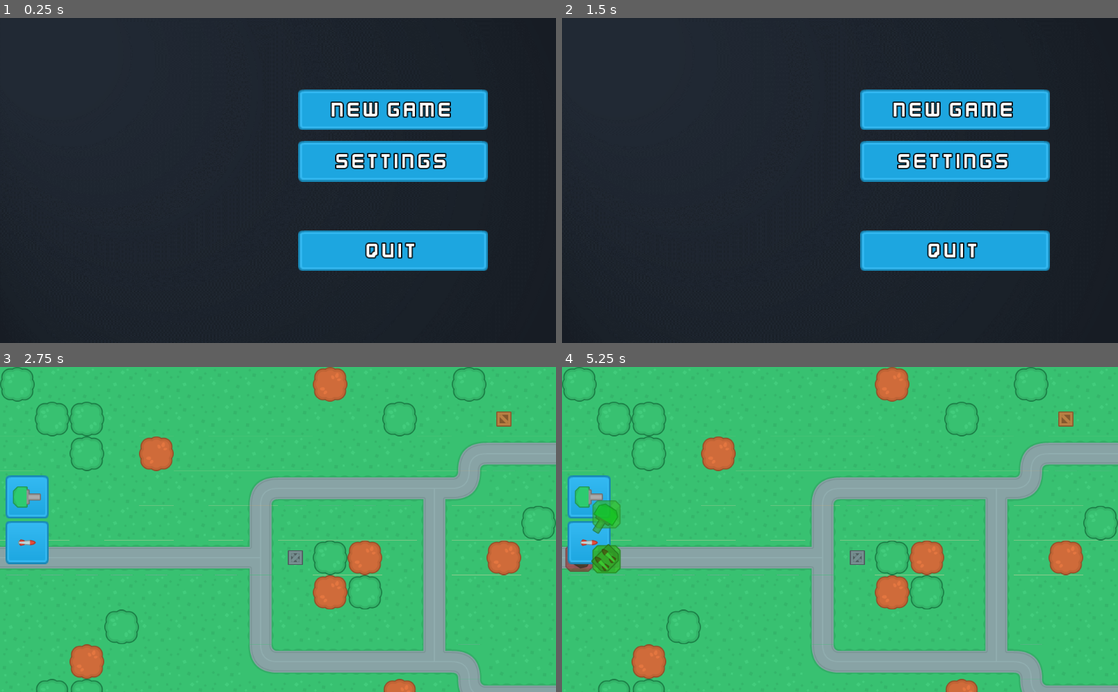
Above: before the commit, frames 1-4 (two rows, left to right).
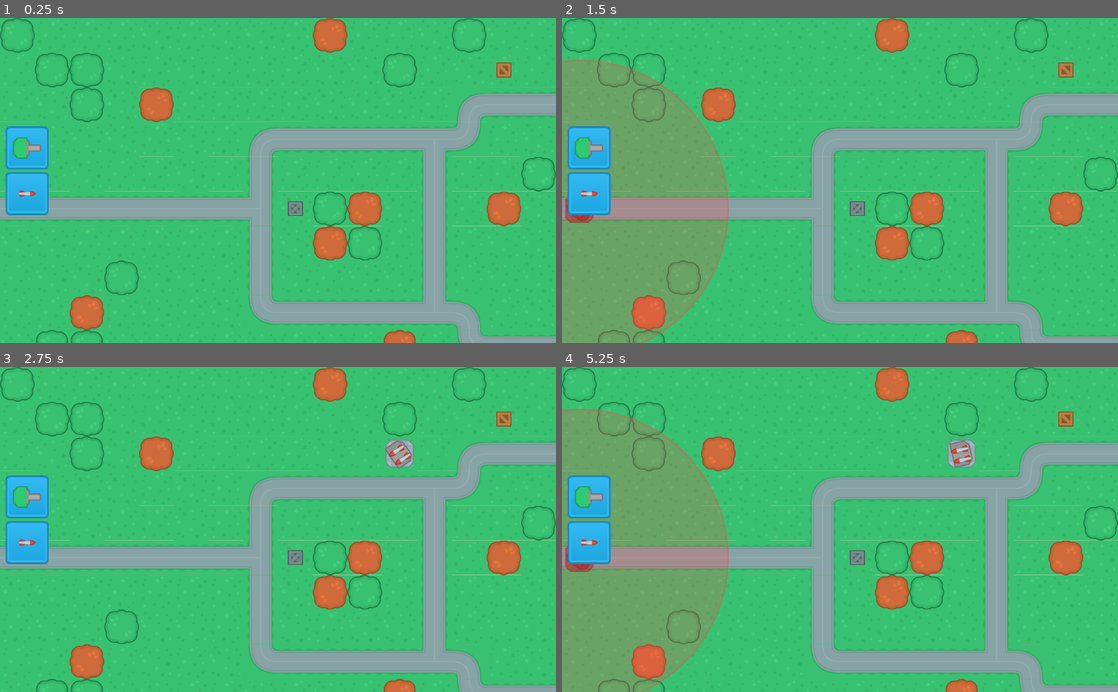
Above: after the commit, the same moments.

Repository: krupitskas/tower-defense
Game: Godot game, scene res://Scenes/MainScenes/GameScene.tscn
Same seed, same stepped clock (60 frames per second), same inputs: the game is played once before the commit and once after it. Before the commit the project starts from res://SceneHandler.tscn.
Inputs (mouse positions are in pixels of both pictures, inside the frame that each line leads up to):
- Up to frame 1 (0.25 s): no input
- Up to frame 2 (1.5 s): click (589, 148) at 0.52 s; click (589, 193) at 1.27 s
- Up to frame 3 (2.75 s): click (394, 458) at 2 s, where only the run before the commit has a clickable "New Game"
- Up to frame 4 (5.25 s): click (589, 497) at 2.75 s; click (589, 542) at 3.5 s; click (589, 497) at 4.25 s; click (589, 542) at 5 s

The runs differ from the first frame. In frame 1, 100% of the frame differs, in the area x 0-100%, y 0-100%; in frame 2, 100%; in frame 3, 0.4%; in frame 4, 20%.

Commit message:
Obstruction fix and range finder

Diff:
--- a/Scenes/Maps/Map1.tscn
+++ b/Scenes/Maps/Map1.tscn
@@ -1,10 +1,11 @@
-[gd_scene load_steps=8 format=2]
+[gd_scene load_steps=9 format=2]
 
 [ext_resource path="res://Assets/Environments/Tilesets/terrainTiles_default.png" type="Texture" id=1]
 [ext_resource path="res://Assets/Environments/Props/crateMetal.png" type="Texture" id=2]
 [ext_resource path="res://Assets/Environments/Props/crateWood.png" type="Texture" id=3]
 [ext_resource path="res://Assets/Environments/Props/treeBrown_large.png" type="Texture" id=4]
 [ext_resource path="res://Assets/Environments/Props/treeGreen_large.png" type="Texture" id=5]
+[ext_resource path="res://Assets/Environments/Tilesets/Obstructed.png" type="Texture" id=6]
 
 [sub_resource type="TileSet" id=1]
 0/name = "terrainTiles_default.png 0"
@@ -111,6 +112,20 @@
 4/shape_one_way_margin = 0.0
 4/shapes = [  ]
 4/z_index = 0
+5/name = "Obstructed.png 5"
+5/texture = ExtResource( 6 )
+5/tex_offset = Vector2( 0, 0 )
+5/modulate = Color( 1, 1, 1, 1 )
+5/region = Rect2( 64, 0, 64, 64 )
+5/tile_mode = 0
+5/occluder_offset = Vector2( 0, 0 )
+5/navigation_offset = Vector2( 0, 0 )
+5/shape_offset = Vector2( 0, 0 )
+5/shape_transform = Transform2D( 1, 0, 0, 1, 0, 0 )
+5/shape_one_way = false
+5/shape_one_way_margin = 0.0
+5/shapes = [  ]
+5/z_index = 0
 
 [node name="Map1" type="Node2D"]
 
--- a/Scripts/GameScene.gd
+++ b/Scripts/GameScene.gd
@@ -4,6 +4,7 @@
 
 var build_mode = false
 var build_valid = false
+var build_tile
 var build_location
 var build_type
 
@@ -11,7 +12,7 @@
 	map_node = get_node("Map1")
 
 	for i in get_tree().get_nodes_in_group("build_buttons"):
-		i.connect("pressed", self, "initialize_build_mode", [i.get_name()])
+		i.connect("pressed", self, "initiate_build_mode", [i.get_name()])
 
 func _process(delta):
 	if build_mode:
@@ -24,7 +25,9 @@
 		verify_and_build()
 		cancel_build_mode()
 
-func initialize_build_mode(tower_type):
+func initiate_build_mode(tower_type):
+	if build_mode:
+		cancel_build_mode()
 	build_type = tower_type + "T1"
 	build_mode = true
 	get_node("UI").set_tower_preview(build_type, get_global_mouse_position())
@@ -39,18 +42,19 @@
 		get_node("UI").update_tower_preview(tile_position, "ad54ff3c")
 		build_valid = true
 		build_location = tile_position
+		build_tile = current_tile
 	else:
 		get_node("UI").update_tower_preview(tile_position, "adff4545")
 		build_valid = false
 
-
 func cancel_build_mode():
 	build_mode = false
 	build_valid = false
-	get_node("UI/TowerPreview").queue_free()
+	get_node("UI/TowerPreview").free()
 
 func verify_and_build():
 	if build_valid:
 		var new_tower = load("res://Scenes/Turrets/" + build_type + ".tscn").instance()
 		new_tower.position = build_location
 		map_node.get_node("Turrets").add_child(new_tower, true)
+		map_node.get_node("TowerExclusion").set_cellv(build_tile, 5) # TODO: Replace 5 with dictionary something
--- a/Scripts/UI.gd
+++ b/Scripts/UI.gd
@@ -5,9 +5,18 @@
 	drag_tower.set_name("DragTower")
 	drag_tower.modulate = Color("ad54ff3c")
 
+	var range_texture = Sprite.new()
+	range_texture.position = Vector2(32, 32)
+	var scaling = GameData.tower_data[tower_type]["range"] / 600.0
+	range_texture.scale = Vector2(scaling, scaling)
+	var texture = load("res://Assets/UI/range_overlay.png");
+	range_texture.texture = texture
+	range_texture.modulate = Color("ad54ff3c")
+
 	var control = Control.new()
 
 	control.add_child(drag_tower, true)
+	control.add_child(range_texture, true)
 	control.rect_position = mouse_position
 	control.set_name("TowerPreview")
 
@@ -19,3 +28,4 @@
 
 	if get_node("TowerPreview/DragTower").modulate != Color(color):
 		get_node("TowerPreview/DragTower").modulate = Color(color)
+		get_node("TowerPreview/Sprite").modulate = Color(color)
--- /dev/null
+++ b/Singletons/GameData.gd
@@ -0,0 +1,12 @@
+extends Node
+
+var tower_data = {
+	"GunT1" : {
+		"damage" : 20,
+		"rof" : 1,
+		"range" : 350},
+	"MissileT1" :  {
+		"damage" : 100,
+		"rof" : 3,
+		"range" : 550}
+	}
--- a/project.godot
+++ b/project.godot
@@ -11,8 +11,12 @@
 [application]
 
 config/name="TowerDef"
-run/main_scene="res://SceneHandler.tscn"
+run/main_scene="res://Scenes/MainScenes/GameScene.tscn"
 config/icon="res://icon.png"
+
+[autoload]
+
+GameData="*res://Singletons/GameData.gd"
 
 [display]
 
Binary file added: Assets/Environments/Tilesets/Obstructed.png
Not shown, added: Assets/Environments/Tilesets/Obstructed.png.import
Binary file added: Assets/UI/range_overlay.png
Not shown, added: Assets/UI/range_overlay.png.import
